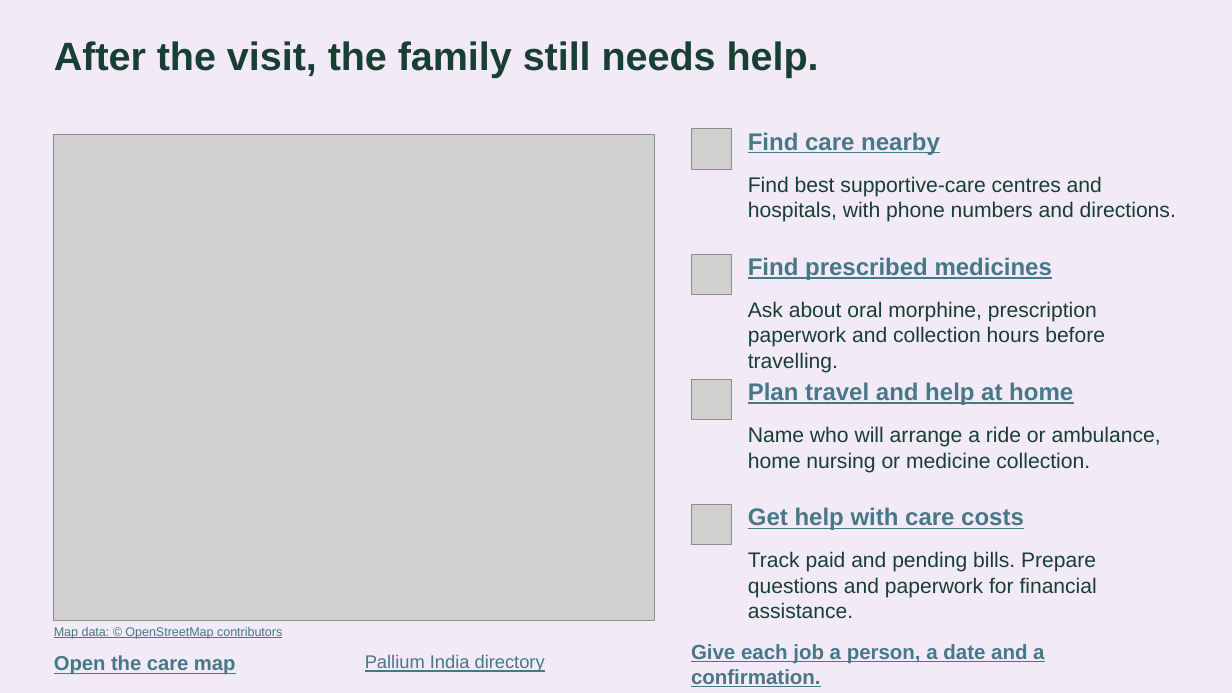
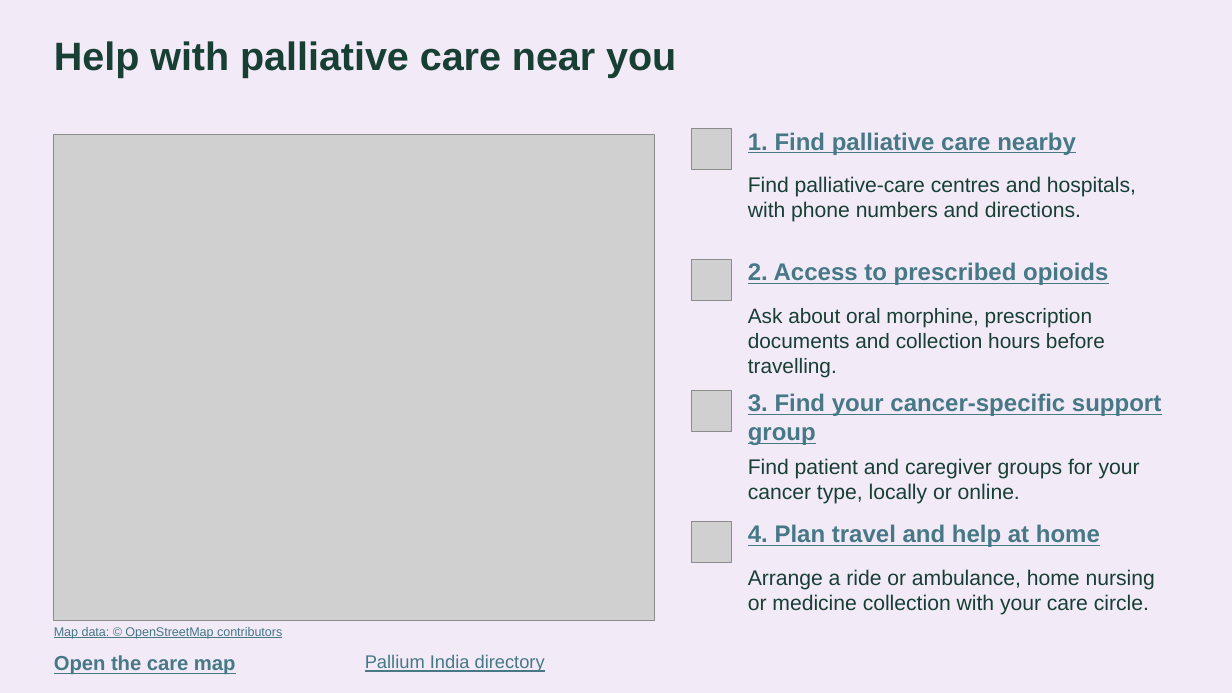
Before and after one commit to basithladdu/healthathon, a slide deck: slide 5 of submission/Saathi_Healthathon_Final.pptx (slide 7 before the commit). Drawn at 1232x693 pixels with LibreOffice and Linux fonts; fonts in the diff are those of the drawing; grey boxes stand for pictures. Boxes give left, top, right and bottom in pixels: in the first picture for what was removed or moved away, otherwise in the second. Text is boxed around its words. In the diff, an @@ line names an element or a change of style, - is before the commit and + after.

```diff
--- a/submission/Saathi_Healthathon_Final.pptx
+++ b/submission/Saathi_Healthathon_Final.pptx
@@ text at (54, 41, 676, 77): text changed @@
-After the visit, the family still needs help.
+Help with palliative care near you
@@ text at (748, 132, 1076, 155): text changed @@
-Find care nearby
+1. Find palliative care nearby
@@ text at (748, 176, 1136, 222): text changed @@
-Find best supportive-care centres and hospitals, with phone numbers and directions.
+Find palliative-care centres and hospitals, with phone numbers and directions.
@@ picture: place and size @@
-picture at (691, 254, 732, 295)
+picture at (691, 260, 732, 300)
@@ text at (748, 262, 1108, 285): text changed @@
-Find prescribed medicines
+2. Access to prescribed opioids
@@ text at (748, 308, 1105, 377): text changed; size 16.5 to 16.3 pt @@
-Ask about oral morphine, prescription paperwork and collection hours before travelling.
+Ask about oral morphine, prescription documents and collection hours before travelling.
@@ picture: place and size @@
-picture at (691, 379, 732, 420)
+picture at (691, 391, 732, 432)
@@ text added at (748, 393, 1161, 445), 18.8 pt, text #467886, bold, underline @@
+3. Find your cancer-specific support group
@@ text added at (748, 458, 1140, 504), 16.5 pt, text #173F33 @@
+Find patient and caregiver groups for your cancer type, locally or online.
@@ text removed at (748, 507, 1024, 530) @@
-Get help with care costs
@@ picture: place and size @@
-picture at (691, 505, 732, 545)
+picture at (691, 522, 732, 563)
@@ text at (748, 524, 1100, 547): text changed @@
-Plan travel and help at home
+4. Plan travel and help at home
@@ text at (748, 569, 1155, 615): text changed @@
-Name who will arrange a ride or ambulance, home nursing or medicine collection.
+Arrange a ride or ambulance, home nursing or medicine collection with your care circle.
@@ text removed at (748, 551, 1097, 618) @@
-Track paid and pending bills. Prepare questions and paperwork for financial assistance.
@@ text removed at (691, 644, 1044, 687) @@
-Give each job a person, a date and a confirmation.
```
Also in this commit, not shown: 5 other slides changed, 1 slide added, 1 slide removed, 13 other files.
